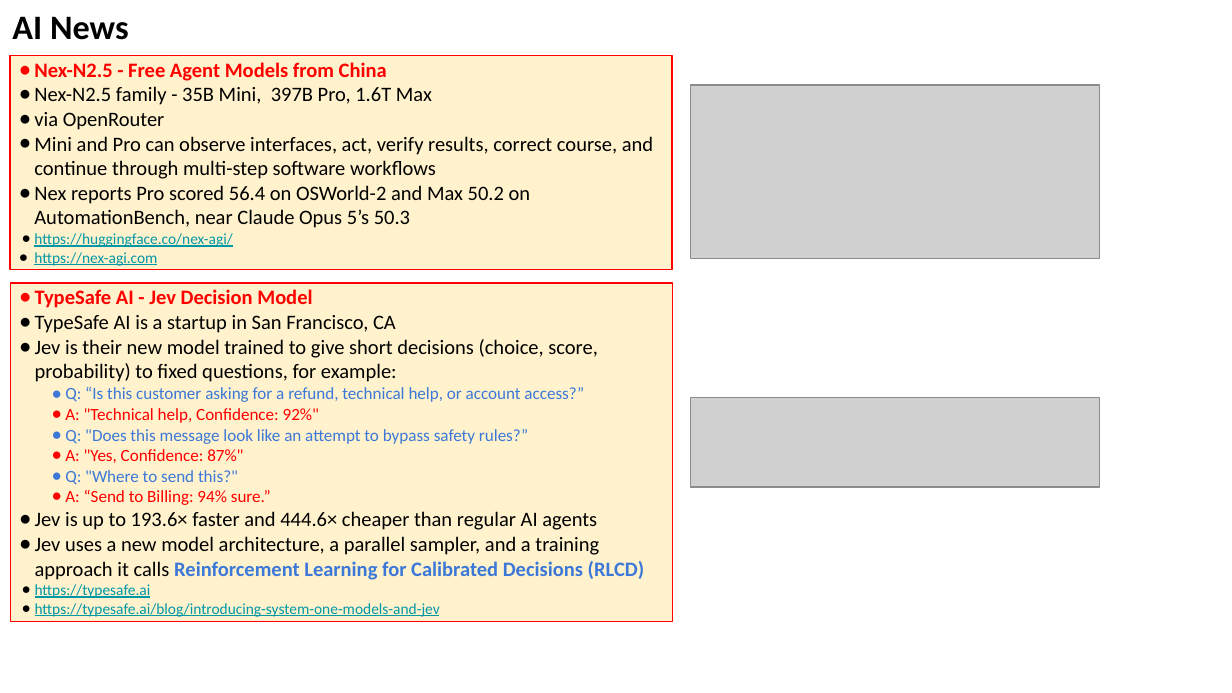
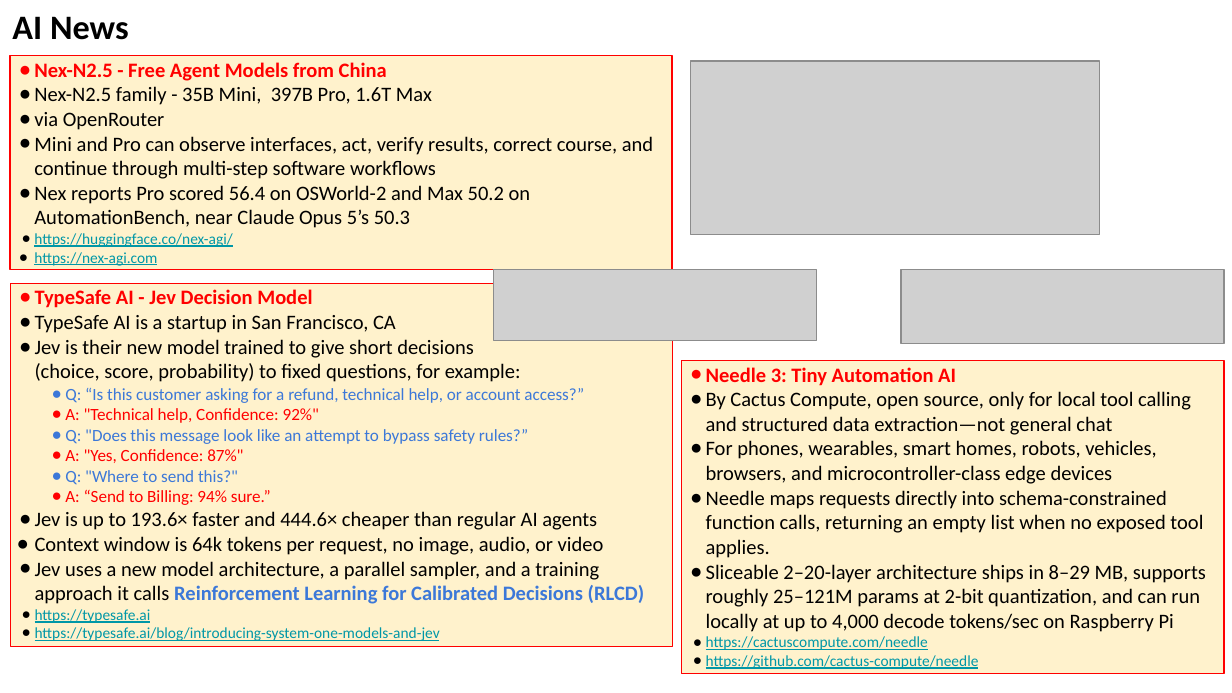
Before and after one commit to lselector/seminar, a slide deck: slide 21 of 2026/2026-09-18-AI-News.pptx. Drawn at 1232x693 pixels with LibreOffice and Linux fonts; fonts in the diff are those of the drawing; grey boxes stand for pictures. Boxes give left, top, right and bottom in pixels: in the first picture for what was removed or moved away, otherwise in the second. Text is boxed around its words. In the diff, an @@ line names an element or a change of style, - is before the commit and + after.

```diff
--- a/2026/2026-09-18-AI-News.pptx
+++ b/2026/2026-09-18-AI-News.pptx
@@ picture: place and size @@
-picture at (691, 85, 1100, 259)
+picture at (691, 62, 1100, 235)
@@ rectangle "TypeSafe AI - Jev Decision ...": place and size @@
-rectangle "TypeSafe AI - Jev Decision ..." at (10, 283, 671, 622)
+rectangle "TypeSafe AI - Jev Decision ..." at (10, 283, 671, 647)
@@ picture added at (494, 270, 817, 341) @@
@@ picture added at (901, 270, 1223, 344) @@
@@ rectangle added at (681, 360, 1223, 674), fill #FFF2CC, outline #FF0000 0.75 pt, 12 pt, text #000000 @@
+● Needle 3: Tiny Automation AI
+● By Cactus Compute, open source, only for local tool calling and structured data extraction—not general chat
+● For phones, wearables, smart homes, robots, vehicles, browsers, and microcontroller-class edge devices
+● Needle maps requests directly into schema-constrained function calls, returning an empty list when no exposed tool applies.
+● Sliceable 2–20-layer architecture ships in 8–29 MB, supports roughly 25–121M params at 2-bit quantization, and can run locally at up to 4,000 decode tokens/sec on Raspberry Pi
+● https://cactuscompute.com/needle
+● https://github.com/cactus-compute/needle
@@ picture removed at (691, 397, 1100, 487) @@
@@ text in rectangle at (35, 536, 604, 555): paragraph added @@
+● Context window is 64k tokens per request, no image, audio, or video
```
Also in this commit, not shown: 7 other slides changed, 3 slides added.
